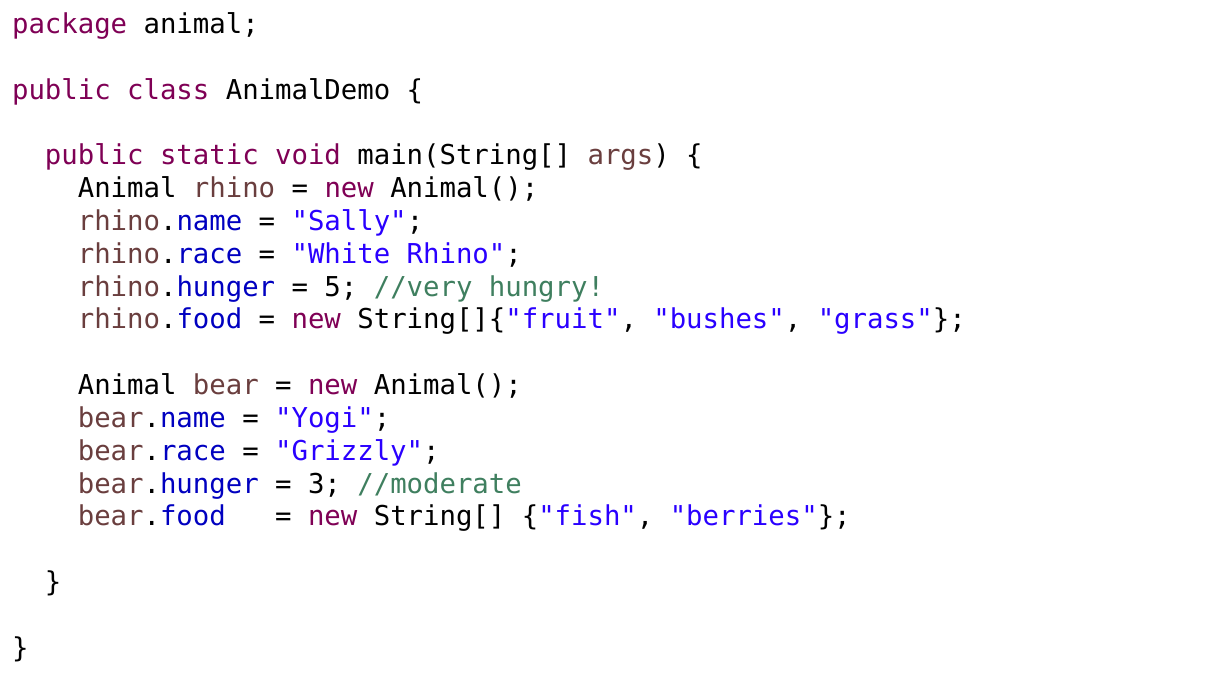
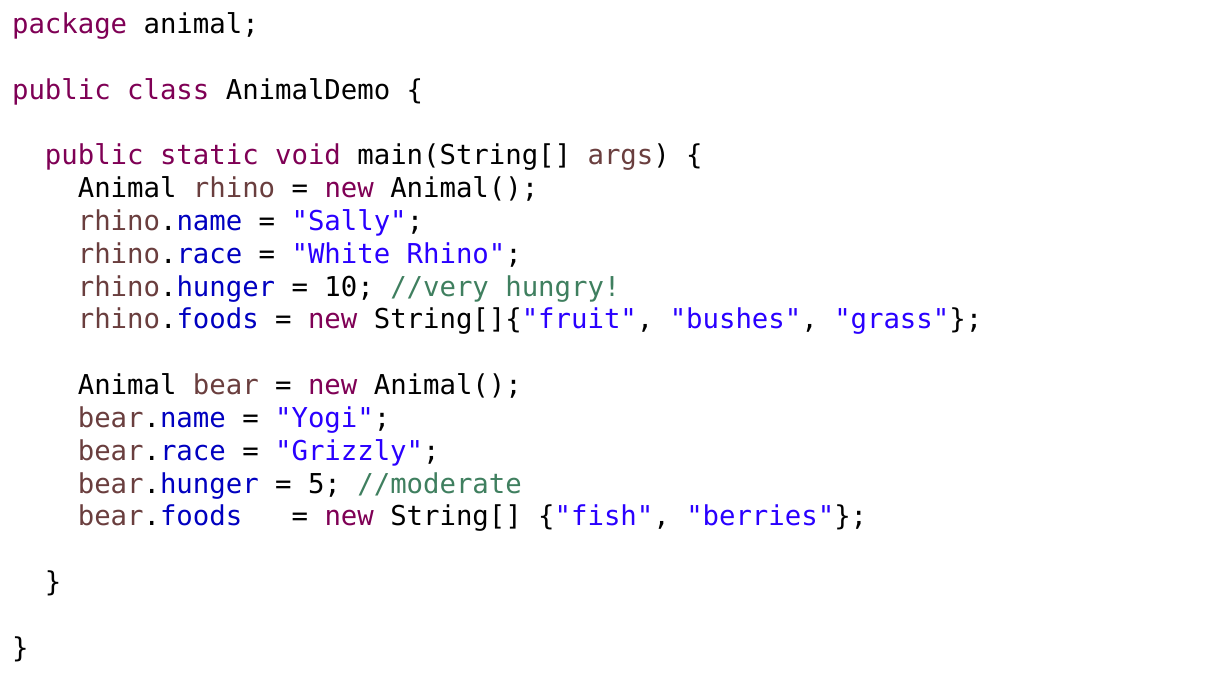
Before and after one commit to OMardil/INFO2, a slide deck: slide 7 of MOD03_Introduccion_a_OOP/01 Presentacion/INFO2_MOD03-Introduccion_a_OOP.pptx. Drawn at 1232x693 pixels with LibreOffice and Linux fonts; fonts in the diff are those of the drawing. Boxes give left, top, right and bottom in pixels: in the first picture for what was removed or moved away, otherwise in the second. Text is boxed around its words. In the diff, an @@ line names an element or a change of style, - is before the commit and + after.

Commit message:
Update MOD03_PPT

```diff
--- a/MOD03_Introduccion_a_OOP/01 Presentacion/INFO2_MOD03-Introduccion_a_OOP.pptx
+++ b/MOD03_Introduccion_a_OOP/01 Presentacion/INFO2_MOD03-Introduccion_a_OOP.pptx
@@ text at (78, 275, 982, 334): text changed @@
-rhino.hunger = 5; //very hungry!
-rhino.food = new String[]{"fruit", "bushes", "grass"};
+rhino.hunger = 10; //very hungry!
+rhino.foods = new String[]{"fruit", "bushes", "grass"};
@@ text at (78, 472, 867, 531): text changed @@
-bear.hunger = 3; //moderate
-bear.food = new String[] {"fish", "berries"};
+bear.hunger = 5; //moderate
+bear.foods = new String[] {"fish", "berries"};
```
Also in this commit, not shown: 4 other slides changed, 4 slides added, 10 other files.
